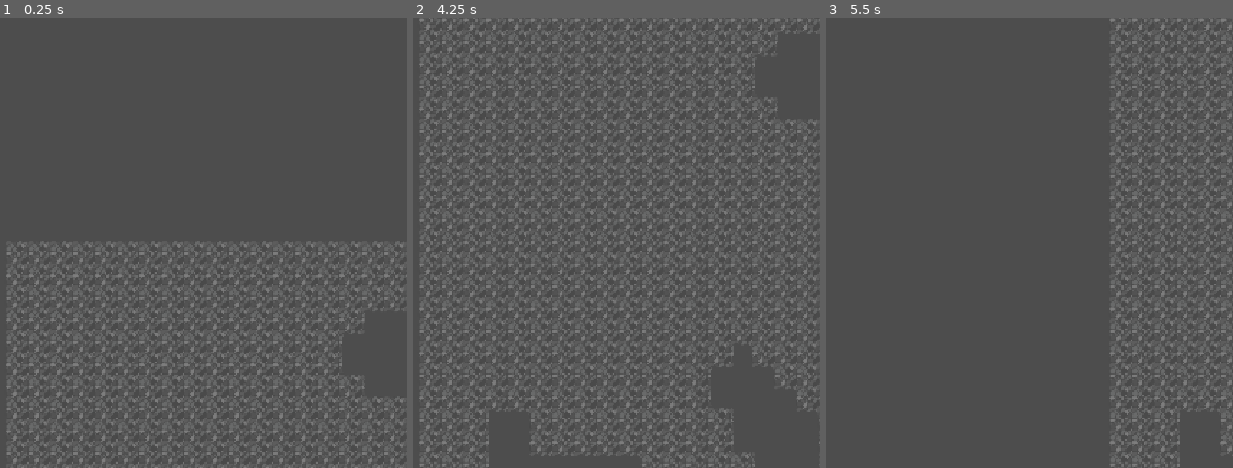
Above: before the commit, frames 1-3 (left to right).
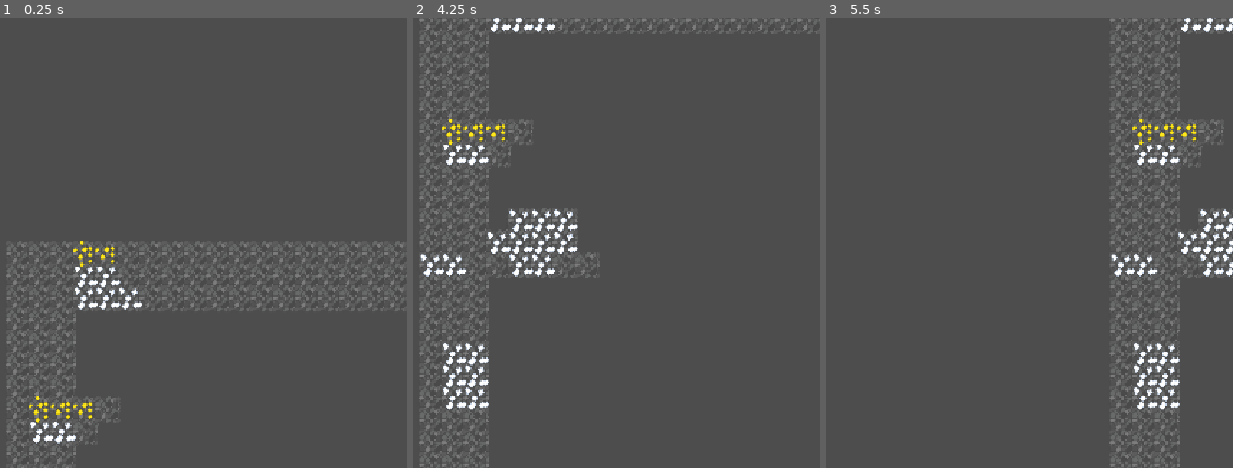
Above: after the commit, the same moments.

Repository: TotsllyRandom/Clones-In-A-Cave
Game: Godot game, scene res://scenes/main.tscn
Two runs of this game, one before a commit and one after it. Both use one fixed random seed, a clock stepped at 60 frames per second and the inputs below.
Inputs (mouse positions are in pixels of both pictures, inside the frame that each line leads up to):
- Up to frame 1 (0.25 s): no input
- Up to frame 2 (4.25 s): tap Enter at 0.5, 2, 3.5 s; move the mouse to (596, 220) at 0.52 s; tap Alt at 0.6, 2.1, 3.6 s; click (596, 220) at 0.67 s; tap Space at 1.25, 2.75 s; move the mouse to (outside the picture) at 1.27 s; tap Shift at 1.35, 2.85 s; click (outside the picture) at 1.42 s; move the mouse to (498, 144) at 2.02 s; click (498, 144) at 2.17 s; move the mouse to (outside the picture) at 2.77 s; click (outside the picture) at 2.92 s; move the mouse to (661, 310) at 3.52 s; click (661, 310) at 3.67 s; tap Down (debug_camDown) at 4.15 s
- Up to frame 3 (5.5 s): move the mouse to (outside the picture) at 4.27 s; tap Shift at 4.35 s; click (outside the picture) at 4.42 s; tap Left (debug_camLeft) at 4.9 s; move the mouse to (874, 243) at 5.02 s; tap Alt at 5.1 s; click (874, 243) at 5.17 s

The runs differ from the first frame. In frame 1, 6.9% of the frame differs, in the area x 7-100%, y 49-100%; in frame 2, 18%, in the area x 1-100%, y 0-100%; in frame 3, 4.1%.

Commit message:
ore generation

Diff:
--- a/godot resources/main_tile_set.tres
+++ b/godot resources/main_tile_set.tres
@@ -1,6 +1,8 @@
 [gd_resource type="TileSet" format=3 uid="uid://c5cve6tf5yyjl"]
 
 [ext_resource type="Texture2D" uid="uid://bwo7ctio2k5cf" path="res://assets/Tileset2.png" id="1_vuhiy"]
+[ext_resource type="Texture2D" uid="uid://6h0jtkw43pc4" path="res://assets/Tileset3.png" id="2_om4m1"]
+[ext_resource type="Texture2D" uid="uid://cmbou51vy23wp" path="res://assets/Tileset4.png" id="3_wn5hs"]
 
 [sub_resource type="TileSetAtlasSource" id="TileSetAtlasSource_om4m1"]
 resource_name = "Stone"
@@ -35,7 +37,49 @@
 3:2/0 = 0
 4:2/0 = 0
 
+[sub_resource type="TileSetAtlasSource" id="TileSetAtlasSource_wn5hs"]
+resource_name = "Iron"
+texture = ExtResource("2_om4m1")
+texture_region_size = Vector2i(32, 32)
+0:0/0 = 0
+1:0/0 = 0
+2:0/0 = 0
+3:0/0 = 0
+4:0/0 = 0
+0:1/0 = 0
+1:1/0 = 0
+2:1/0 = 0
+3:1/0 = 0
+4:1/0 = 0
+0:2/0 = 0
+1:2/0 = 0
+2:2/0 = 0
+3:2/0 = 0
+4:2/0 = 0
+
+[sub_resource type="TileSetAtlasSource" id="TileSetAtlasSource_f0kc7"]
+resource_name = "Gold"
+texture = ExtResource("3_wn5hs")
+texture_region_size = Vector2i(32, 32)
+0:0/0 = 0
+1:0/0 = 0
+2:0/0 = 0
+3:0/0 = 0
+4:0/0 = 0
+0:1/0 = 0
+1:1/0 = 0
+2:1/0 = 0
+3:1/0 = 0
+4:1/0 = 0
+0:2/0 = 0
+1:2/0 = 0
+2:2/0 = 0
+3:2/0 = 0
+4:2/0 = 0
+
 [resource]
 tile_size = Vector2i(32, 32)
 physics_layer_0/collision_layer = 1
 sources/0 = SubResource("TileSetAtlasSource_om4m1")
+sources/1 = SubResource("TileSetAtlasSource_wn5hs")
+sources/2 = SubResource("TileSetAtlasSource_f0kc7")
--- a/scenes/main.tscn
+++ b/scenes/main.tscn
@@ -5,8 +5,11 @@
 [ext_resource type="PackedScene" uid="uid://driuf4wwrnuw0" path="res://scenes/tile.tscn" id="3_tbgi4"]
 [ext_resource type="Script" uid="uid://c00628kl3tx13" path="res://scripts/debug_camera.gd" id="4_jyhfs"]
 
-[node name="Main" type="Node2D" unique_id=655071682]
+[node name="Main" type="Node" unique_id=2144361390]
 script = ExtResource("1_0wfyh")
+
+[node name="Camera2D" type="Camera2D" parent="." unique_id=1968772135]
+script = ExtResource("4_jyhfs")
 
 [node name="UI" type="CanvasLayer" parent="." unique_id=1293944652]
 
@@ -14,7 +17,4 @@
 script = ExtResource("2_sugp2")
 TILESCENE = ExtResource("3_tbgi4")
 
-[node name="Camera2D" type="Camera2D" parent="." unique_id=1968772135]
-script = ExtResource("4_jyhfs")
-
 [connection signal="game_start" from="." to="TileSystem" method="_on_main_game_start"]
--- a/scenes/tile.tscn
+++ b/scenes/tile.tscn
@@ -6,3 +6,5 @@
 [node name="Tile" type="TileMapLayer" unique_id=330818870]
 tile_set = ExtResource("1_ywnoi")
 script = ExtResource("1_3dk36")
+
+[connection signal="ready" from="." to="." method="_on_ready"]
--- a/scripts/debug_camera.gd
+++ b/scripts/debug_camera.gd
@@ -8,7 +8,7 @@
 
 
 # Called every frame. 'delta' is the elapsed time since the previous frame.
-func _process(delta: float) -> void:
+func _process(_delta: float) -> void:
 	if Input.is_action_pressed("debug_camRight"):
 		position.x += speed
 	if Input.is_action_pressed("debug_camLeft"):
--- a/scripts/globals/TileData.gd
+++ b/scripts/globals/TileData.gd
@@ -28,7 +28,7 @@
 		"strength": 2, ## time it takes to mine
 		"sell_price": 1, ## money made from mining
 		"natural": true, ## true if it will naturally generate
-		"rarity": 65, ## spawn rarity, ignore if not natural
+		"rarity": 1, ## spawn rarity, ignore if not natural
 		"ore": false, ## true if it generates as an ore, not like stone
 
 		## ore settings, ignore if not ore
@@ -48,7 +48,7 @@
 	},
 	{
 		"name": "Gold",
-		"tml_id": 1,
+		"tml_id": 2,
 		"strength": 20, ## time it takes to mine
 		"sell_price": 50, ## money made from mining
 		"natural": true, ## true if it will naturally generate
@@ -60,7 +60,10 @@
 	},
 ]
 
-func get_tile_by_name(name:String):
+func get_tile_by_name(n:String):
 	for tile in TILES:
-		if tile.get("name") == name:
-			return
+		if tile.get("name") == n:
+			return tile
+
+#func get_array_of_rarities() -> Array:
+	#pass
--- a/scripts/main.gd
+++ b/scripts/main.gd
@@ -1,4 +1,4 @@
-extends Node2D
+extends Node
 
 signal game_start
 
@@ -8,5 +8,5 @@
 
 
 # Called every frame. 'delta' is the elapsed time since the previous frame.
-func _process(delta: float) -> void:
+func _process(_delta: float) -> void:
 	pass
--- a/scripts/tile.gd
+++ b/scripts/tile.gd
@@ -3,10 +3,12 @@
 var data: Dictionary
 var map_data: Array
 
+
+
 func create():
 	for y in range(map_data.size() + 1):
 		for x in range(map_data[0].size() + 1):
-			set_cell(Vector2i(x,y),data.get("tml_id"),get_best_fit_tile(x,y),data.get("tml_id"))
+			set_cell(Vector2i(x,y),data.get("tml_id"),get_best_fit_tile(x,y))
 
 func clamp_and_get_val(x,y) -> int:
 	if x < 0 or y < 0 or x >= map_data[0].size() or y >= map_data.size():
@@ -105,3 +107,7 @@
 			return_value = Vector2i(1,1)
 
 	return return_value
+
+
+func _on_ready() -> void:
+	create()
--- a/scripts/tile_system.gd
+++ b/scripts/tile_system.gd
@@ -37,11 +37,37 @@
 	shift_map_data() ## make map data system readable
 
 	## add ores
-	## grow ores
+	add_ores()
+
+	## grow ores ( with add_ores() ?)
 	## structures?
 	## obsidian borders
 	## sync with other clients
 	make_tile_children()
+
+## go through each tile and choose random (more likely for stone)
+func add_ores():
+	for y in range(map_data.size()):
+		for x in range(map_data[0].size()):
+			if map_data[y][x] == tile_data.get_tile_by_name("Stone").get("tml_id"):
+				## that's just a long way of saying "if the current tile is stone"
+				for tile in tile_data.TILES:
+					if tile.get("natural") and tile.get("ore"):
+						if randi_range(0,tile.get("rarity")) == 0:
+							grow_ore(x,y,tile.get("tml_id"),tile.get("grow_rate"))
+							break
+
+func grow_ore(x,y,id,rate):
+	if !out_of_bounds(x,y) and rate > 0:
+		map_data[y][x] = id
+		if randf() < .25:
+			grow_ore(x,y+1,id,rate-1)
+		if randf() < .25:
+			grow_ore(x,y-1,id,rate-1)
+		if randf() < .25:
+			grow_ore(x+1,y,id,rate-1)
+		if randf() < .25:
+			grow_ore(x-1,y,id,rate-1)
 
 func shift_map_data():
 	for y in range(map_data.size()):
@@ -63,7 +89,6 @@
 		t.name = tile.get("name")
 		t.data = tile
 		t.map_data = map_data
-		t.create()
 		add_child(t)
 
 func generate_noise() -> Array:
@@ -93,16 +118,19 @@
 				0, ## bm
 				0, ## br
 			]
-			inputs[0] = get_item(noise,x-1,y-1,length[0],length[1])
-			inputs[1] = get_item(noise,x,y-1,length[0],length[1])
-			inputs[2] = get_item(noise,x+1,y-1,length[0],length[1])
-			inputs[3] = get_item(noise,x-1,y,length[0],length[1])
-			inputs[4] = get_item(noise,x+1,y,length[0],length[1])
-			inputs[5] = get_item(noise,x-1,y+1,length[0],length[1])
-			inputs[6] = get_item(noise,x,y+1,length[0],length[1])
-			inputs[7] = get_item(noise,x+1,y+1,length[0],length[1])
+			inputs[0] = get_item(noise,x-1,y-1)
+			inputs[1] = get_item(noise,x,y-1)
+			inputs[2] = get_item(noise,x+1,y-1)
+			inputs[3] = get_item(noise,x-1,y)
+			inputs[4] = get_item(noise,x+1,y)
+			inputs[5] = get_item(noise,x-1,y+1)
+			inputs[6] = get_item(noise,x,y+1)
+			inputs[7] = get_item(noise,x+1,y+1)
 
-			var s = int(get_life_from_neighbors(inputs))
+			var s = 0
+			if get_life_from_neighbors(inputs):
+				s = noise[y][x]
+
 			if overwrite:
 				if !(x >= length[0]-3 or y >= length[1]-3 or x <= 2 or y <= 2):
 					noise[y][x] = s
@@ -123,8 +151,16 @@
 		value += i
 	return value > 4
 
-func get_item(noise: Array, x: int, y: int, x_length: int, y_length: int) -> int:
-	if x >= x_length or y >= y_length or x < 0 or y < 0:
+func get_item(noise: Array, x: int, y: int) -> int:
+	if out_of_bounds(x,y):
 		return 1
 
 	return noise[y][x]
+
+func out_of_bounds(x,y):
+	var length = tile_data.map_size
+	var x_length = length[0]
+	var y_length = length[1]
+	if x >= x_length or y >= y_length or x < 0 or y < 0:
+		return true
+	return false
Binary file changed: assets/Tileset1.png
Binary file changed: assets/Tileset3.png
Binary file added: assets/Tileset4.png
Not shown, added: assets/Tileset4.png.import
Not shown, changed: README.md
